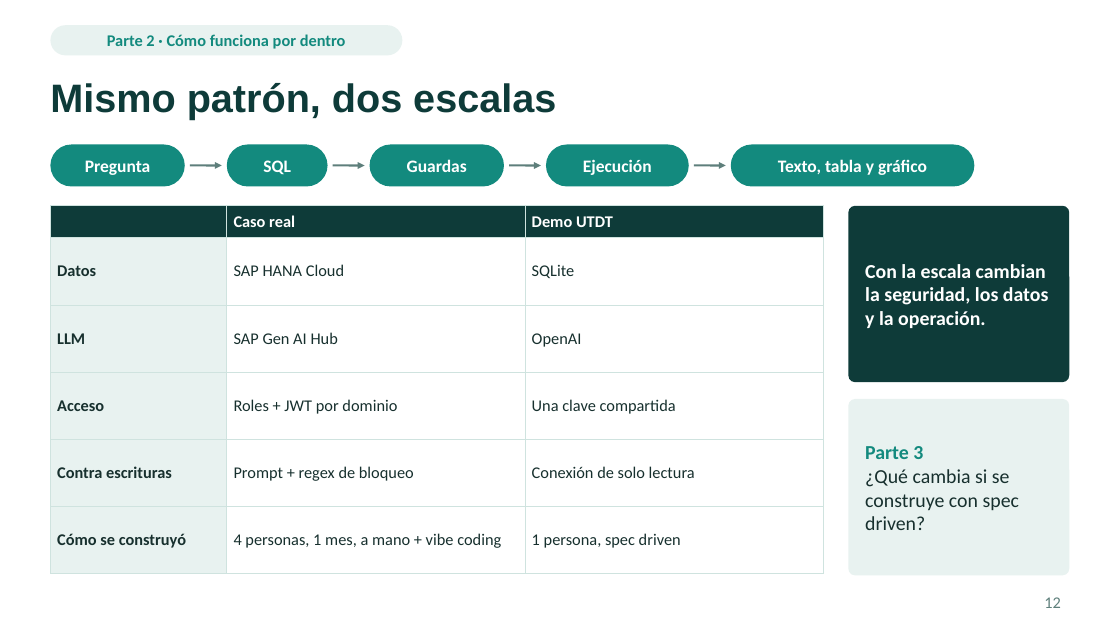
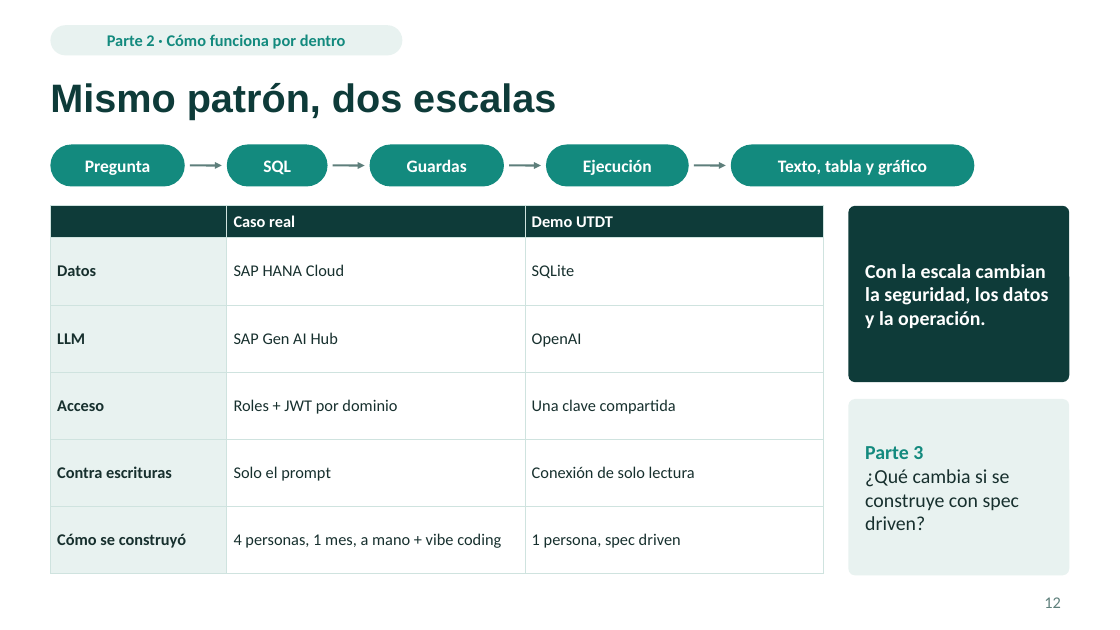
Before and after one commit to emiber/UTDT, a slide deck: slide 12 of docs/presentacion/presentacion.pptx. Drawn at 1120x630 pixels with LibreOffice and Linux fonts; fonts in the diff are those of the drawing. Boxes give left, top, right and bottom in pixels: in the first picture for what was removed or moved away, otherwise in the second. Text is boxed around its words. In the diff, an @@ line names an element or a change of style, - is before the commit and + after.

```diff
--- a/docs/presentacion/presentacion.pptx
+++ b/docs/presentacion/presentacion.pptx
@@ table at (x1=50, y1=206, x2=823, y2=552) @@
-row 5, column 2: Prompt + regex de bloqueo
+row 5, column 2: Solo el prompt
```
Also in this commit, not shown: 14 other slides changed, 3 other files.
